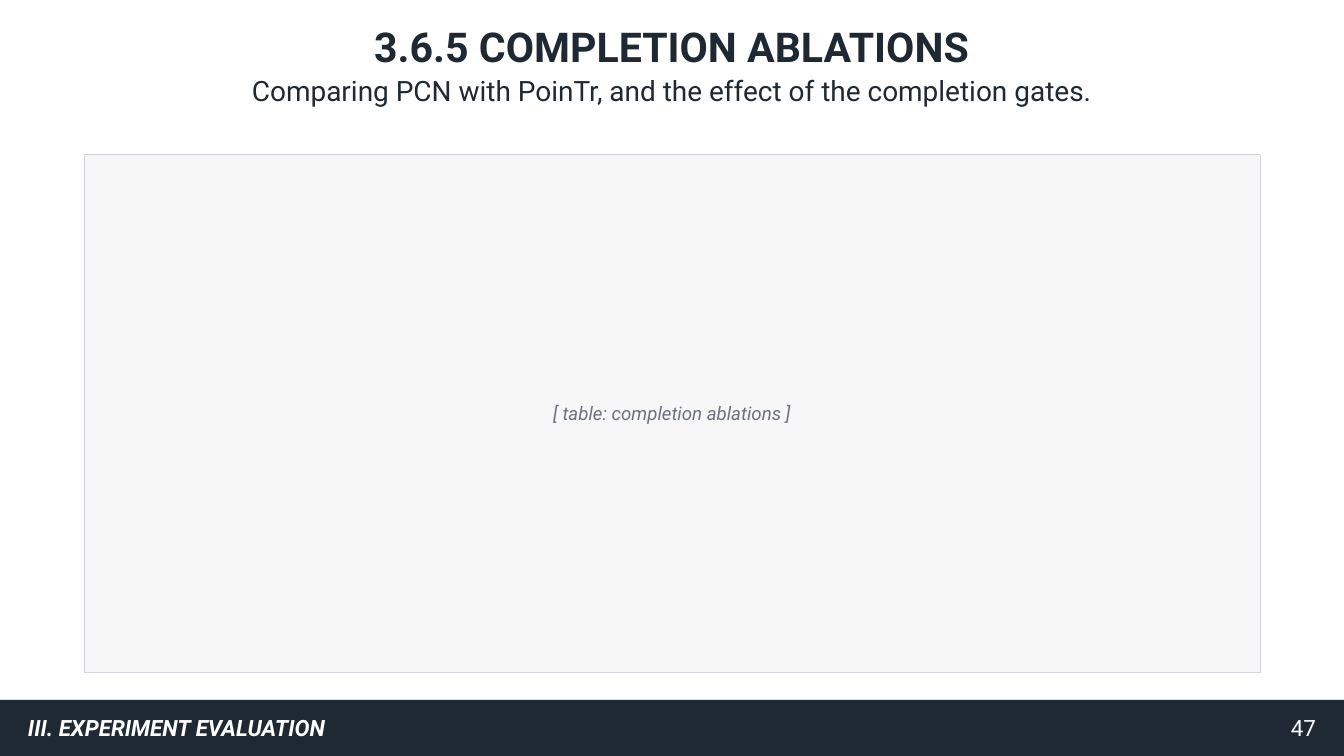
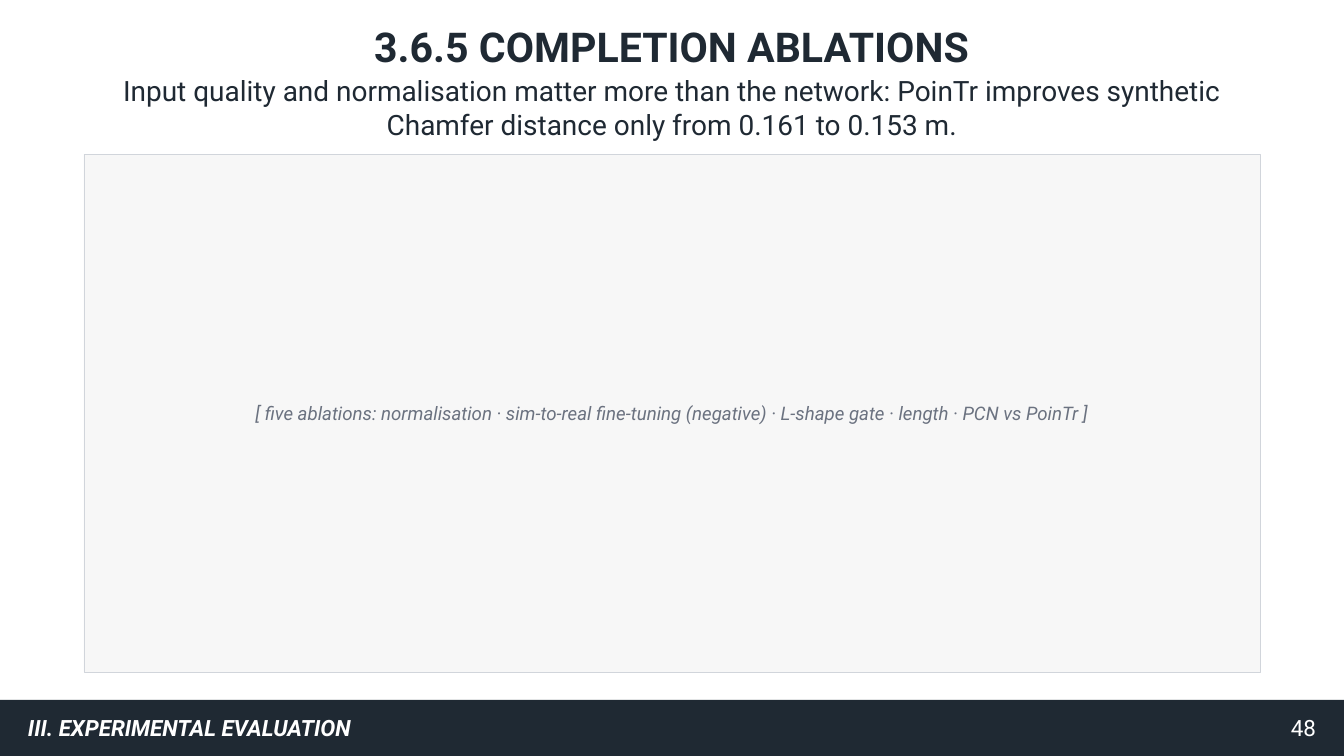
Before and after one commit to gooners006/LIDAR_Segmentation, a slide deck: slide 48 of docs/defense/deck_v2.pptx (slide 47 before the commit). Drawn at 1344x756 pixels with LibreOffice and Linux fonts; fonts in the diff are those of the drawing. Boxes give left, top, right and bottom in pixels: in the first picture for what was removed or moved away, otherwise in the second. Text is boxed around its words. In the diff, an @@ line names an element or a change of style, - is before the commit and + after.

```diff
--- a/docs/defense/deck_v2.pptx
+++ b/docs/defense/deck_v2.pptx
@@ text at (123,80,1220,141): text changed @@
-Comparing PCN with PoinTr, and the effect of the completion gates.
+Input quality and normalisation matter more than the network: PoinTr improves synthetic Chamfer distance only from 0.161 to 0.153 m.
@@ text at (265,405,1078,424): text changed @@
-[ table: completion ablations ]
+[ five ablations: normalisation · sim-to-real fine-tuning (negative) · L-shape gate · length · PCN vs PoinTr ]
@@ text at (28,720,351,737): text changed @@
-III. EXPERIMENT EVALUATION
+III. EXPERIMENTAL EVALUATION
@@ text at (1291,720,1316,737): text changed @@
-47
+48
```
Also in this commit, not shown: 44 other slides changed, 9 slides added, 7 slides removed, 48 other files.
